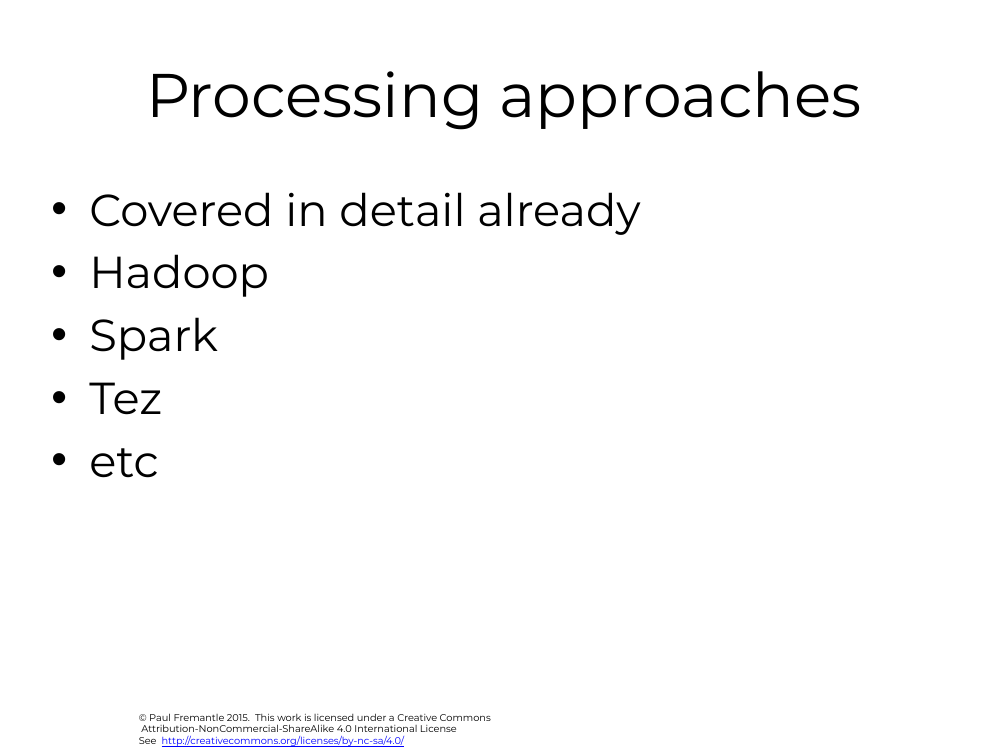
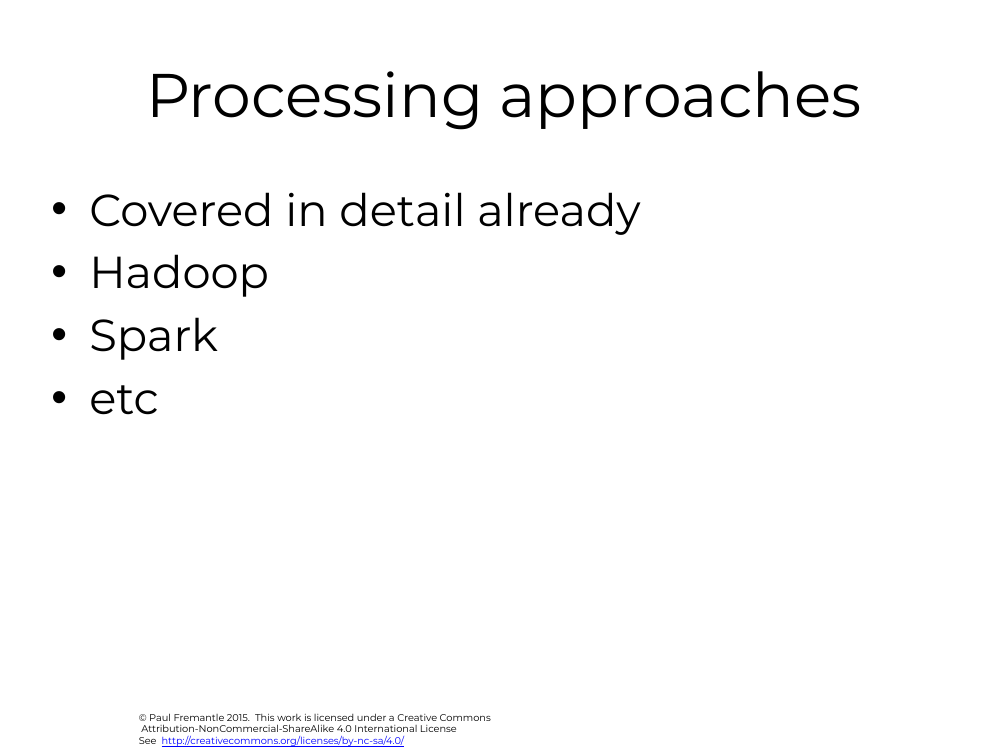
Before and after one commit to julieweeds/BigData, a slide deck: slide 12 of pres-source/11-recap-and-architecture.pptx. Drawn at 1008x756 pixels with LibreOffice and Linux fonts; fonts in the diff are those of the drawing; background and template pictures are left out. Boxes give left, top, right and bottom in pixels: in the first picture for what was removed or moved away, otherwise in the second. Text is boxed around its words. In the diff, an @@ line names an element or a change of style, - is before the commit and + after.

```diff
--- a/pres-source/11-recap-and-architecture.pptx
+++ b/pres-source/11-recap-and-architecture.pptx
@@ text at (89,382,162,415): paragraph removed @@
-• Tez
```
Also in this commit, not shown: 2 other files.
